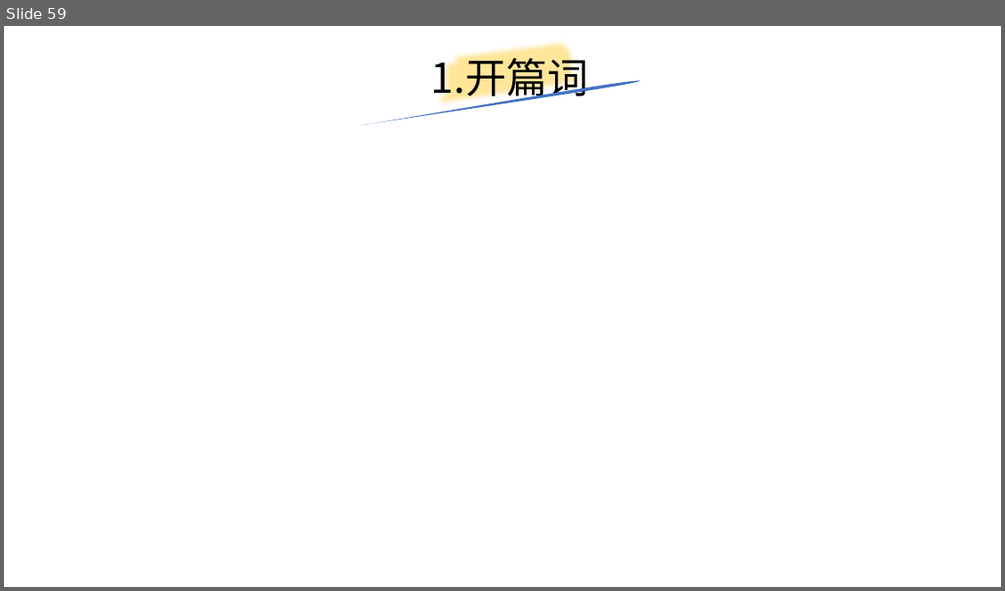
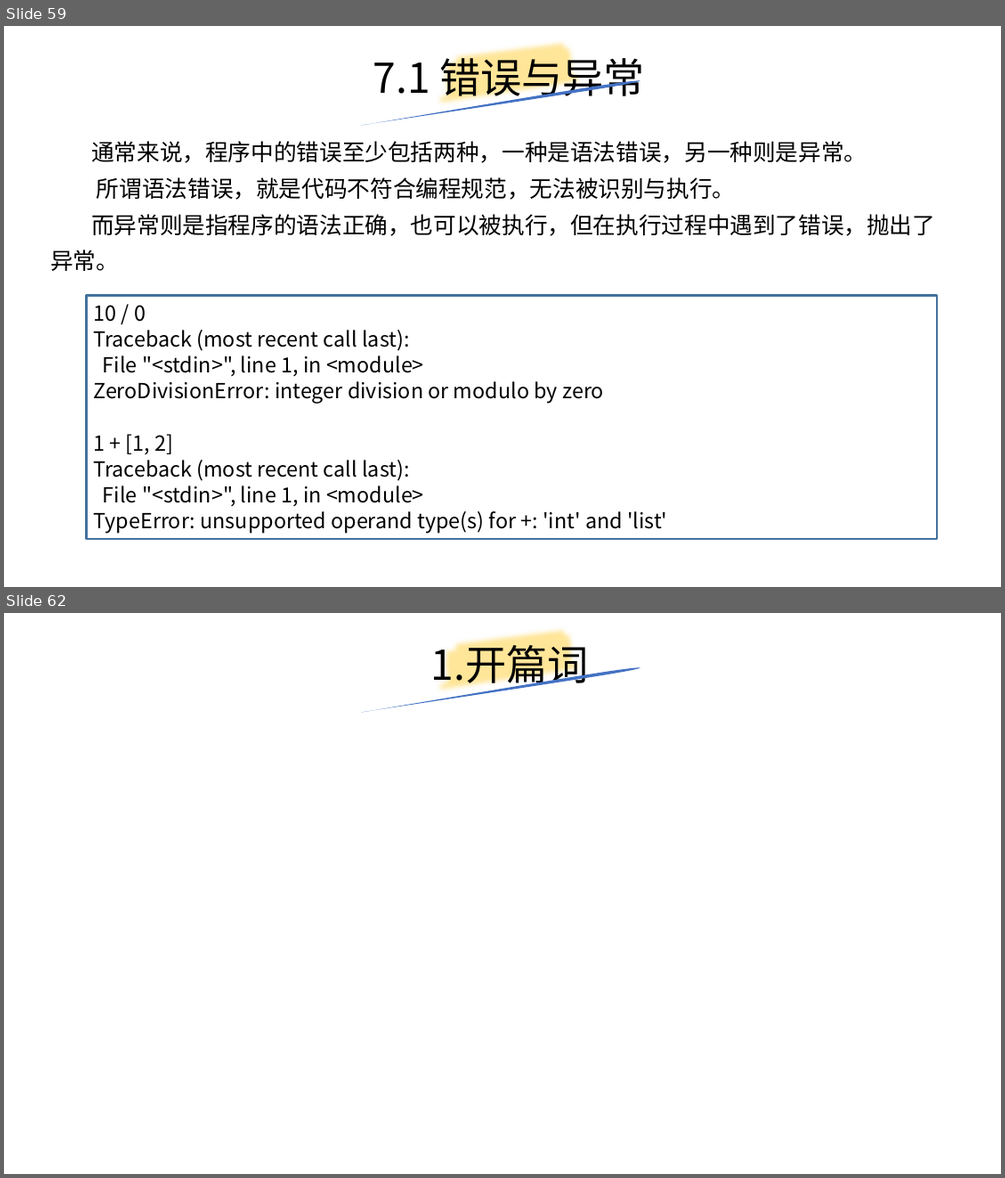
Before and after one commit to yiwenliu/CorePython, a slide deck: PPT/CorePython.pptx. Shown one above the other, each under a label of ours: slide 59 before the commit, slides 59 and 62 after it; the slides between them are not shown. The pictures are 1005x591 and 1005x1178 pixels, drawn with LibreOffice and Linux fonts; fonts in the diff are those of the drawing. Boxes give left, top, right and bottom in pixels: in the first picture for what was removed or moved away, otherwise in the second. Text is boxed around its words. In the diff, an @@ line names an element or a change of style, - is before the commit and + after.

```diff
--- a/PPT/CorePython.pptx
+++ b/PPT/CorePython.pptx
@@ slide 59 added at bbox=[4, 26, 1001, 587], background #FFFFFF @@
@@ title added at bbox=[373, 51, 645, 103], 39.6 pt, text #000000 @@
+7.1 错误与异常
@@ freeform shape added at bbox=[435, 26, 588, 125], outline #FFE699 16 pt @@
@@ freeform shape added at bbox=[360, 79, 641, 125], fill #4472C4 @@
@@ text added at bbox=[50, 141, 935, 271], 22 pt, text #000000 @@
+通常来说，程序中的错误至少包括两种，一种是语法错误，另一种则是异常。
+所谓语法错误，就是代码不符合编程规范，无法被识别与执行。
+而异常则是指程序的语法正确，也可以被执行，但在执行过程中遇到了错误，抛出了异常。
@@ rectangle added at bbox=[86, 295, 938, 539], outline #43739E 2.25 pt, 20 pt, text #000000 @@
+10 / 0
+Traceback (most recent call last):
+File "<stdin>", line 1, in <module>
+ZeroDivisionError: integer division or modulo by zero
+1 + [1, 2]
+Traceback (most recent call last):
+File "<stdin>", line 1, in <module>
+TypeError: unsupported operand type(s) for +: 'int' and 'list'
@@ what was slide 59 is now slide 62 @@
```
Also in this commit, not shown: 3 other slides added, 1 slide removed, 1 other file.
